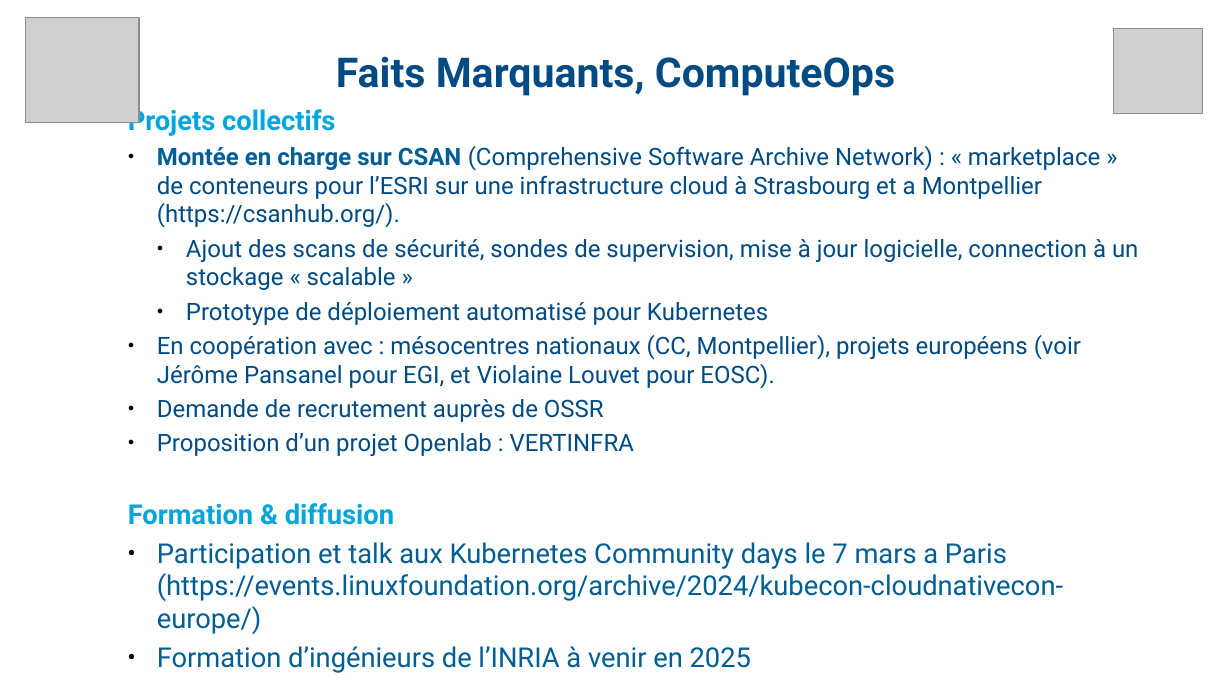
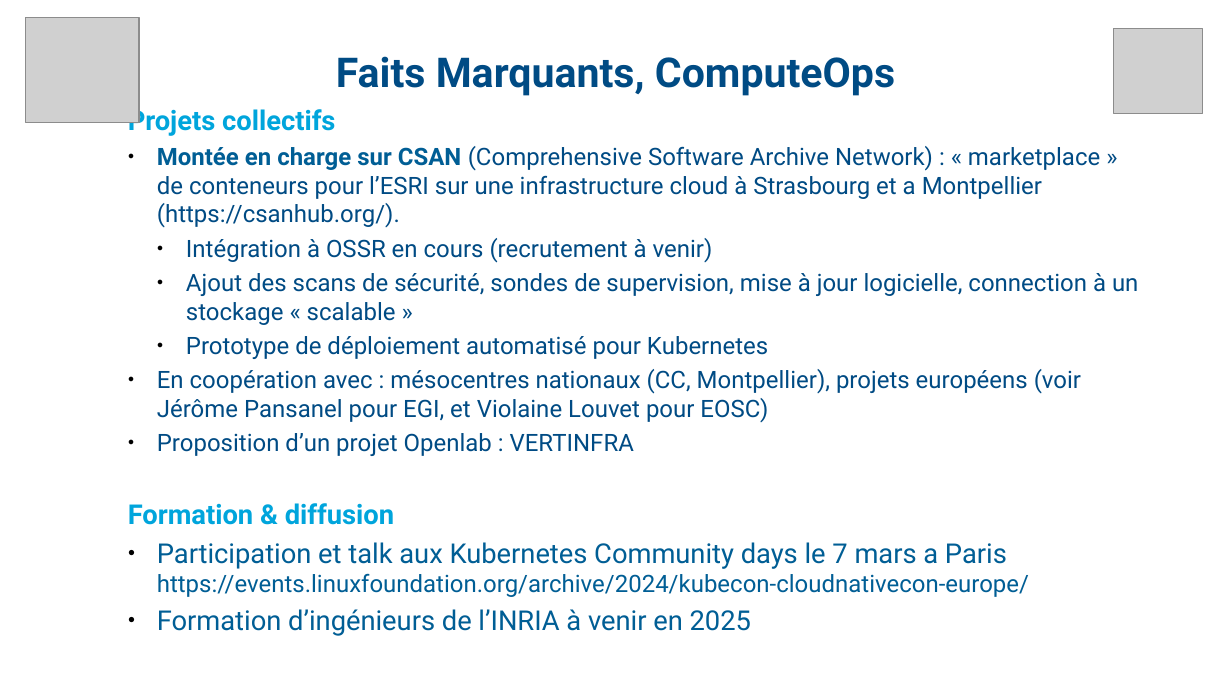
Before and after one commit to fjammes/misc, a slide deck: slide 6 of decalog/decalog-entretien-2024.odp. Drawn at 1232x693 pixels with LibreOffice and Linux fonts; fonts in the diff are those of the drawing; grey boxes stand for pictures. Boxes give left, top, right and bottom in pixels: in the first picture for what was removed or moved away, otherwise in the second. Text is boxed around its words. In the diff, an @@ line names an element or a change of style, - is before the commit and + after.

```diff
--- a/decalog/decalog-entretien-2024.odp
+++ b/decalog/decalog-entretien-2024.odp
@@ text at [186,238,713,263]: paragraph added @@
+  ● Intégration à OSSR en cours (recrutement à venir)
@@ text at [157,369,1081,422]: text changed @@
-● En coopération avec : mésocentres nationaux (CC, Montpellier), projets européens (voir Jérôme Pansanel pour EGI, et Violaine Louvet pour EOSC).
-● Demande de recrutement auprès de OSSR
+● En coopération avec : mésocentres nationaux (CC, Montpellier), projets européens (voir Jérôme Pansanel pour EGI, et Violaine Louvet pour EOSC)
@@ text at [157,542,1029,597]: text changed; size 16 to 14 pt @@
-● Participation et talk aux Kubernetes Community days le 7 mars a Paris
-  (https://events.linuxfoundation.org/archive/2024/kubecon-cloudnativecon-europe/)
+● Participation et talk aux Kubernetes Community days le 7 mars a Paris
+  https://events.linuxfoundation.org/archive/2024/kubecon-cloudnativecon-europe/
```
Also in this commit, not shown: 14 other slides changed, 3 other files.
